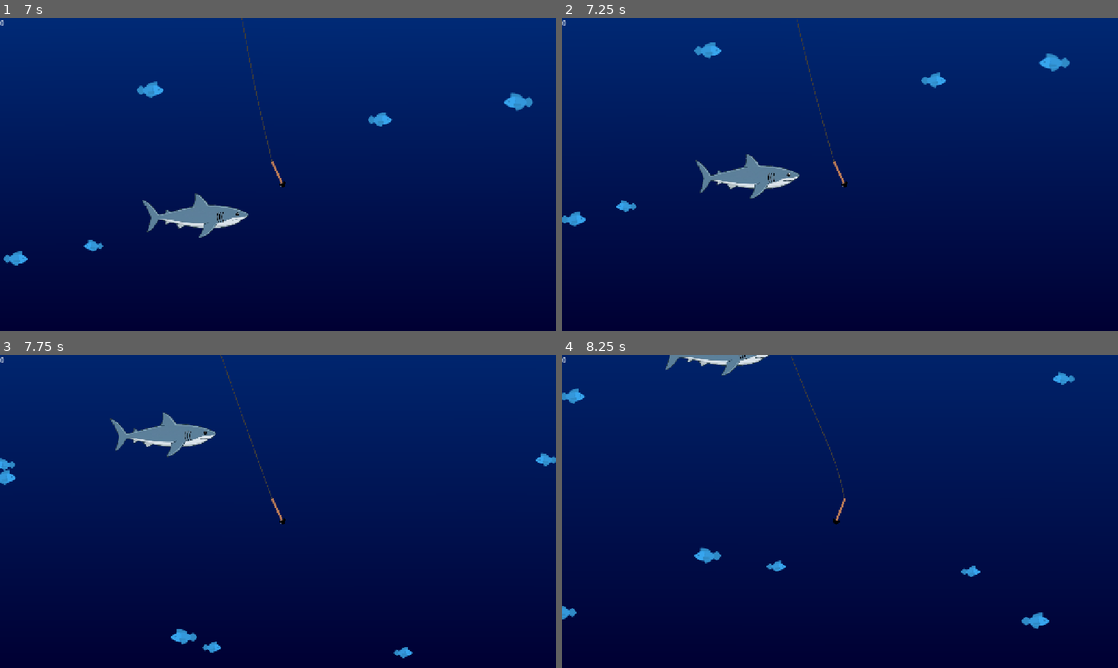
Above: before the commit, frames 1-4 (two rows, left to right).
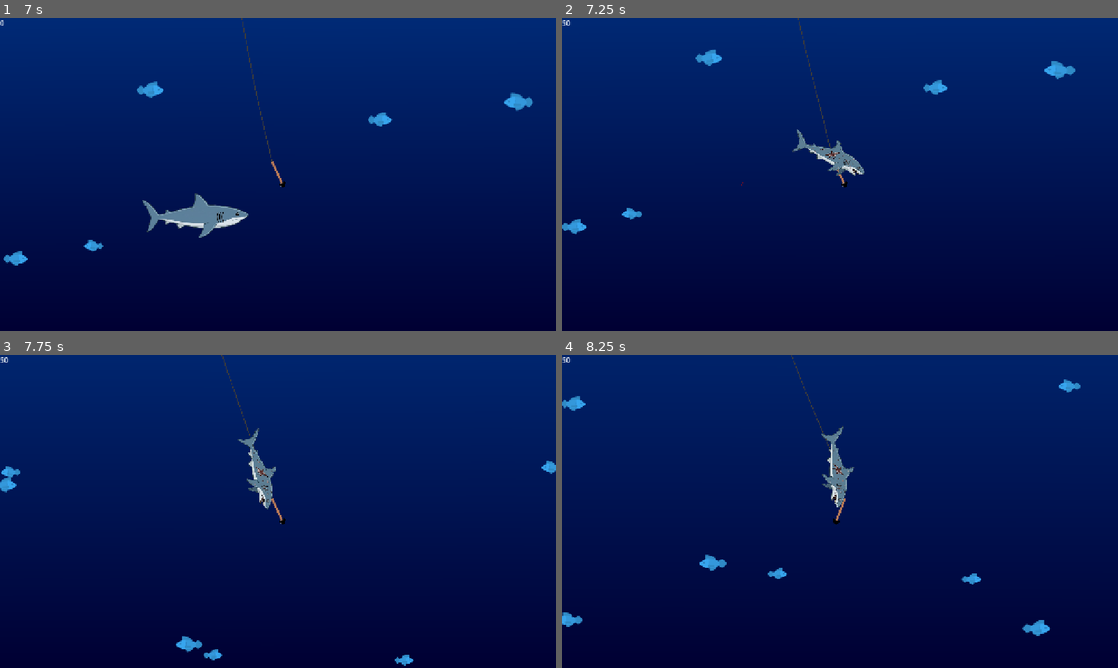
Above: after the commit, the same moments.

Repository: Duckslayer/Fishy
Game: Godot game, scene res://game.tscn
Two runs of this game, one before a commit and one after it. Both use one fixed random seed, a clock stepped at 60 frames per second and the inputs below.
Inputs:
- Up to frame 1 (7 s): hold D (Right) 0.53-1.28 s; tap Space (Launch) every 0.75 s from 0.6 to 6.6 s; hold A (Left) 1.28-2.03 s; hold D (Right) 2.03-3.53 s; hold A (Left) 3.53-5.78 s; hold D (Right) from 5.78 s (still down)
- Up to frame 2 (7.25 s): keep holding D (Right)
- Up to frame 3 (7.75 s): keep holding D (Right); tap Space (Launch) at 7.35 s
- Up to frame 4 (8.25 s): release D (Right) at 8.03 s; hold A (Left) from 8.03 s (still down); tap Space (Launch) at 8.1 s

Frame 1 is identical in both runs. In frame 2, 2.9% of the frame differs, in the area x 0-93%, y 0-70%; in frame 3, 2.7%; in frame 4, 2.4%.

Commit message:
Fixed shark size

Diff:
--- a/fish/dangling_fish.gd
+++ b/fish/dangling_fish.gd
@@ -4,14 +4,15 @@
 ## Gravity-neutral, responds to harpoon movement via PinJoint2D.
 
 func setup(appearance: Node2D) -> void:
-	# Copy the visual sprites from the original appearance
+	var appearance_node = Node2D.new()
+	appearance_node.name = "Appearance"
+	appearance_node.scale = appearance.scale
+	add_child(appearance_node)
+
 	for child in appearance.get_children():
 		if child is Sprite2D:
 			var sprite_copy = child.duplicate()
-			add_child(sprite_copy)
-
-	# Match the original scale
-	scale = appearance.scale
+			appearance_node.add_child(sprite_copy)
 
 func _ready() -> void:
 	# No gameplay collisions — physics body only for joint simulation
--- a/fish/shark/dead_shark.tscn
+++ b/fish/shark/dead_shark.tscn
@@ -1,5 +1,8 @@
 [gd_scene format=3 uid="uid://dors705mkk6p6"]
+
+[ext_resource type="Texture2D" uid="uid://dsd1tqlpu2ifm" path="res://fish/shark/sprites/dead_shark.png" id="1_d4pcv"]
 
 [node name="DeadShark" type="Node2D" unique_id=516819579]
 
 [node name="Body" type="Sprite2D" parent="." unique_id=2105166607]
+texture = ExtResource("1_d4pcv")
--- a/fish/shark/shark.tscn
+++ b/fish/shark/shark.tscn
@@ -4,8 +4,8 @@
 [ext_resource type="Texture2D" uid="uid://snspeki5fic6" path="res://fish/shark/sprites/shark.png" id="2_hsvkq"]
 
 [sub_resource type="CapsuleShape2D" id="CapsuleShape2D_0uy1w"]
-radius = 45.0
-height = 254.0
+radius = 47.0
+height = 518.0
 
 [sub_resource type="Animation" id="Animation_hsvkq"]
 length = 0.001
@@ -50,6 +50,7 @@
 script = ExtResource("1_0uy1w")
 
 [node name="CollisionShape2D" type="CollisionShape2D" parent="." unique_id=368202328]
+position = Vector2(21, 4)
 rotation = 1.5707964
 shape = SubResource("CapsuleShape2D_0uy1w")
 
--- a/harpoon/fish_collection.gd
+++ b/harpoon/fish_collection.gd
@@ -85,7 +85,24 @@
 		var scene_index: int = 1 if tier >= 2 else 0
 		scene_index = clampi(scene_index, 0, scenes.size() - 1)
 		var damaged_appearance = scenes[scene_index].instantiate()
-		damaged_appearance.scale = appearance.scale
+
+		var original_body: Sprite2D = appearance.get_node_or_null("Body")
+		var damaged_body: Sprite2D = damaged_appearance.get_node_or_null("Body")
+
+		if original_body and damaged_body and original_body.texture and damaged_body.texture:
+			var orig_width = float(original_body.get_rect().size.x * original_body.scale.x)
+			var damaged_width = float(damaged_body.get_rect().size.x * damaged_body.scale.x)
+			var ratio = orig_width / damaged_width
+
+			if scene_index == 1:
+				ratio *= 0.8
+
+			damaged_appearance.scale = appearance.scale * ratio
+			print("CALCULATED RATIO: ", ratio, " FINAL SCALE: ", damaged_appearance.scale)
+		else:
+			damaged_appearance.scale = appearance.scale
+			print("FALLBACK SCALE: ", damaged_appearance.scale)
+
 		return damaged_appearance
 
 	# Default: use fish head for basic fish
--- a/project.godot
+++ b/project.godot
@@ -21,9 +21,9 @@
 
 [autoload]
 
-GDAIMCPRuntime="*uid://dcne7ryelpxmn"
 GameEvents="*uid://slgktbyo6mx8"
 IntensityManager="*res://intensity_manager.gd"
+GDAIMCPRuntime="*uid://dcne7ryelpxmn"
 
 [display]
 
Not shown, changed: .gitignore
